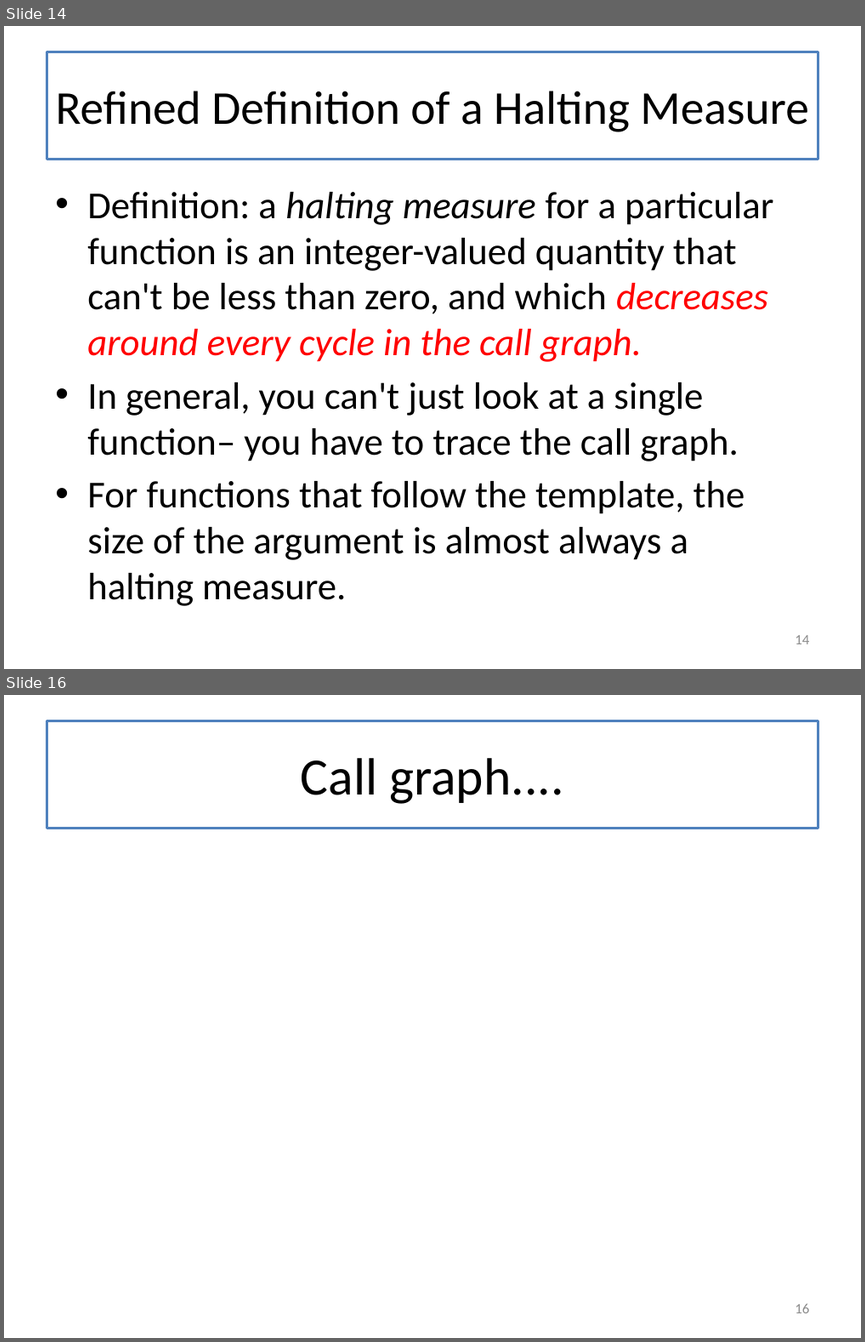
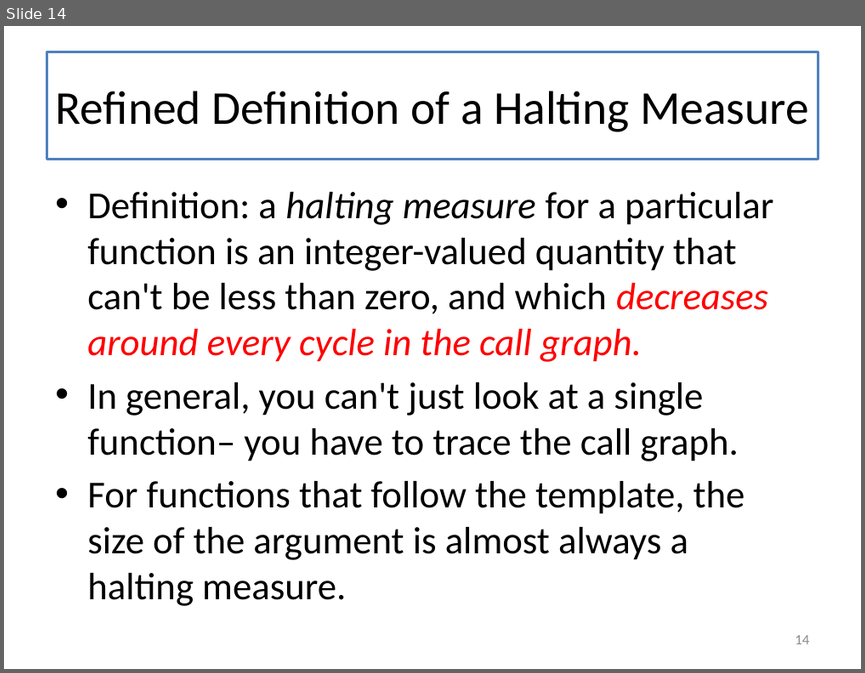
Before and after one commit to mwand/cs5010f16, a slide deck: Slides/Lesson 6.6 Halting Functions for Tree-Like Structures.pptx. Shown one above the other, each under a label of ours: slides 14 and 16 before the commit, slide 14 after it; the slides between them are not shown. The pictures are 865x1342 and 865x673 pixels, drawn with LibreOffice and Linux fonts; fonts in the diff are those of the drawing. Boxes give left, top, right and bottom in pixels: in the first picture for what was removed or moved away, otherwise in the second. Text is boxed around its words. In the diff, an @@ line names an element or a change of style, - is before the commit and + after.

```diff
--- a/Slides/Lesson 6.6 Halting Functions for Tree-Like Structures.pptx
+++ b/Slides/Lesson 6.6 Halting Functions for Tree-Like Structures.pptx
@@ slide 16 removed at [4, 695, 861, 1338], background #FFFFFF @@
@@ title removed at [46, 721, 818, 828] @@
-Call graph....
@@ page number removed at [794, 1304, 809, 1313] @@
-16
```
Also in this commit, not shown: 5 slides changed, 4 slides added, 1 other file.
